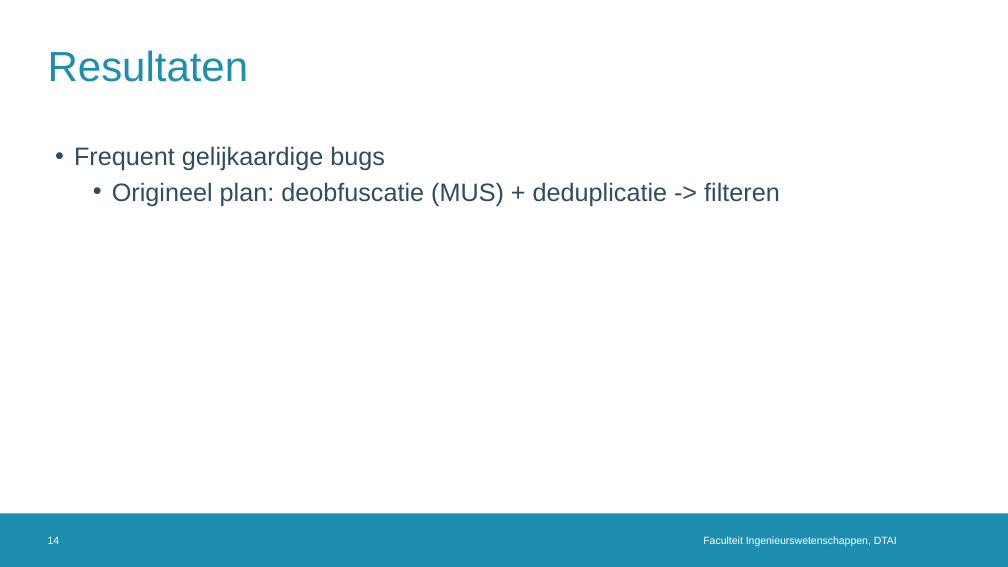
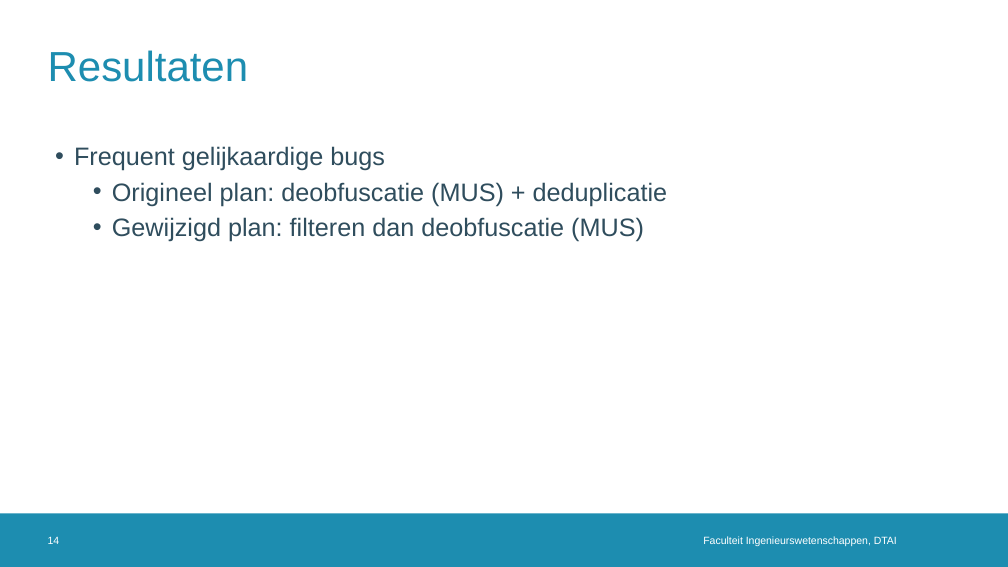
Before and after one commit to rubenkindt/Masterproef-paper-RubenKindt, a slide deck: slide 14 of Milestones/M3 december presentation/M3.pptx. Drawn at 1008x567 pixels with LibreOffice and Linux fonts; fonts in the diff are those of the drawing; background and template pictures are left out. Boxes give left, top, right and bottom in pixels: in the first picture for what was removed or moved away, otherwise in the second. Text is boxed around its words. In the diff, an @@ line names an element or a change of style, - is before the commit and + after.

```diff
--- a/Milestones/M3 december presentation/M3.pptx
+++ b/Milestones/M3 december presentation/M3.pptx
@@ text at (112, 182, 667, 242): text changed @@
-  • Origineel plan: deobfuscatie (MUS) + deduplicatie -> filteren
+  • Origineel plan: deobfuscatie (MUS) + deduplicatie
+  • Gewijzigd plan: filteren dan deobfuscatie (MUS)
```
Also in this commit, not shown: 9 other slides changed, 7 slides added, 1 other file.
